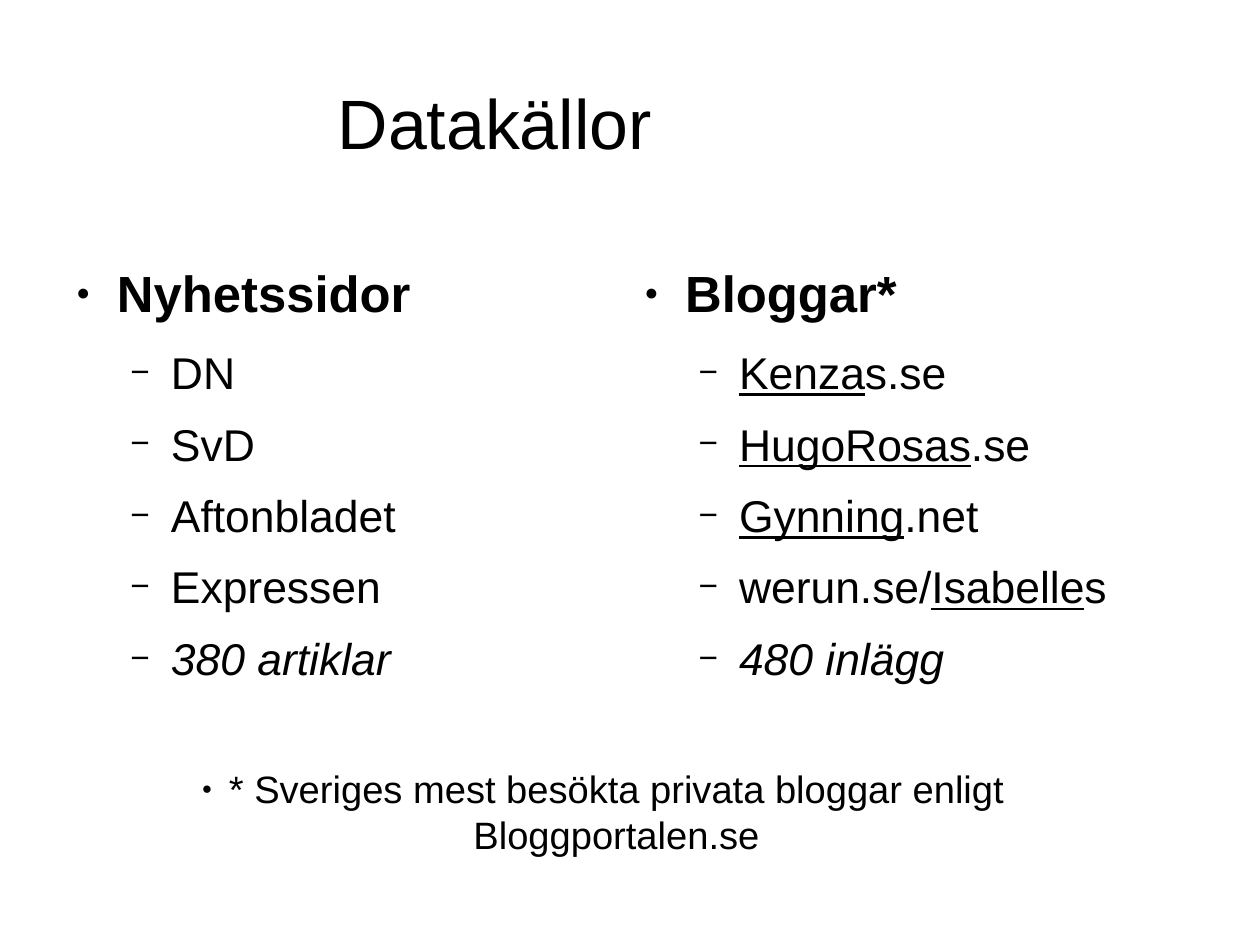
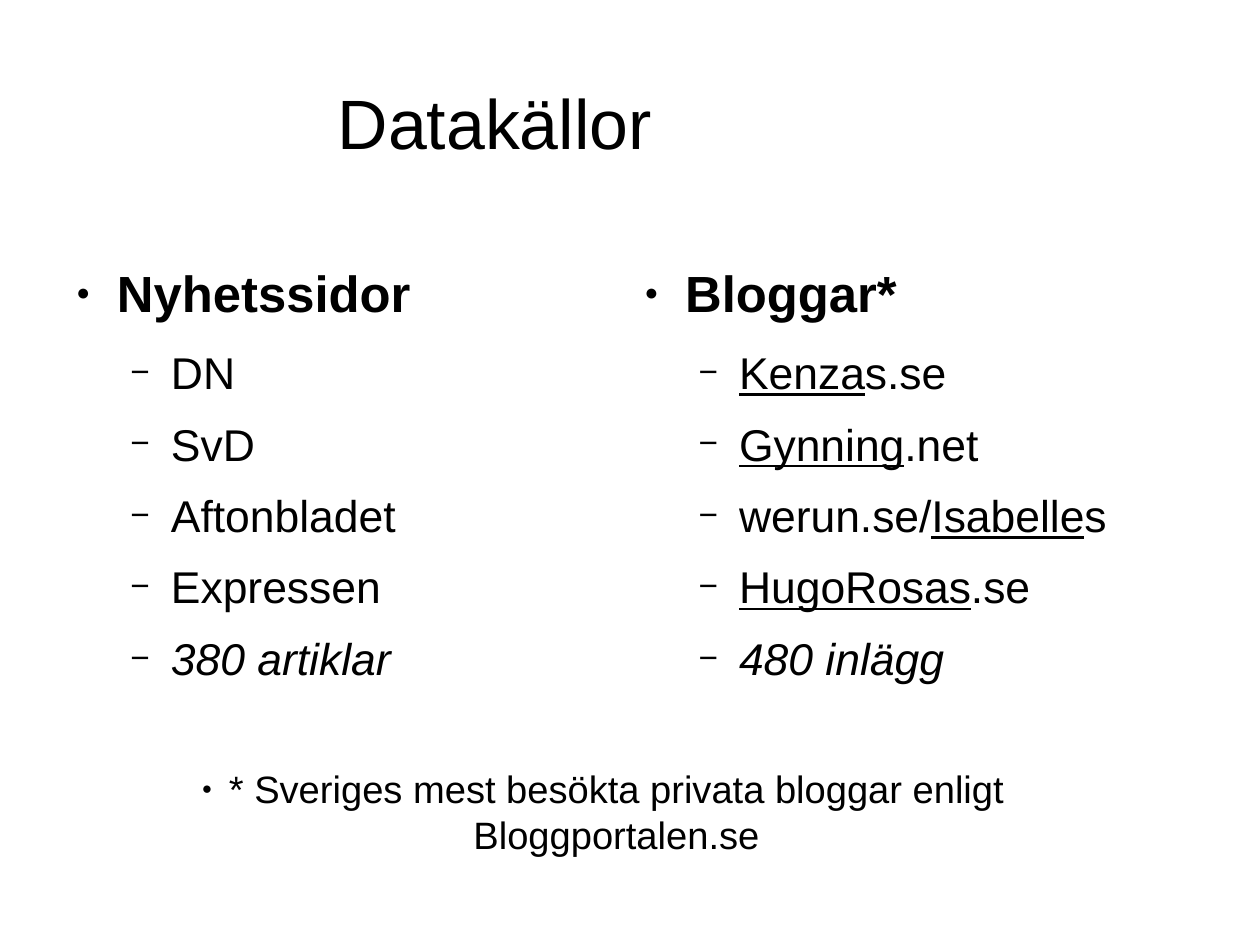
Before and after one commit to jensa/BloggEllerNyhet, a slide deck: slide 5 of report/presentation.odp. Drawn at 1260x945 pixels with LibreOffice and Linux fonts; fonts in the diff are those of the drawing; background and template pictures are left out. Boxes give left, top, right and bottom in pixels: in the first picture for what was removed or moved away, otherwise in the second. Text is boxed around its words. In the diff, an @@ line names an element or a change of style, - is before the commit and + after.

```diff
--- a/report/presentation.odp
+++ b/report/presentation.odp
@@ text at (739,430,1030,470): paragraph removed @@
-  − HugoRosas.se
@@ text at (739,572,1030,613): paragraph added @@
+  − HugoRosas.se
```
Also in this commit, not shown: 4 other slides changed, 1 other file.
